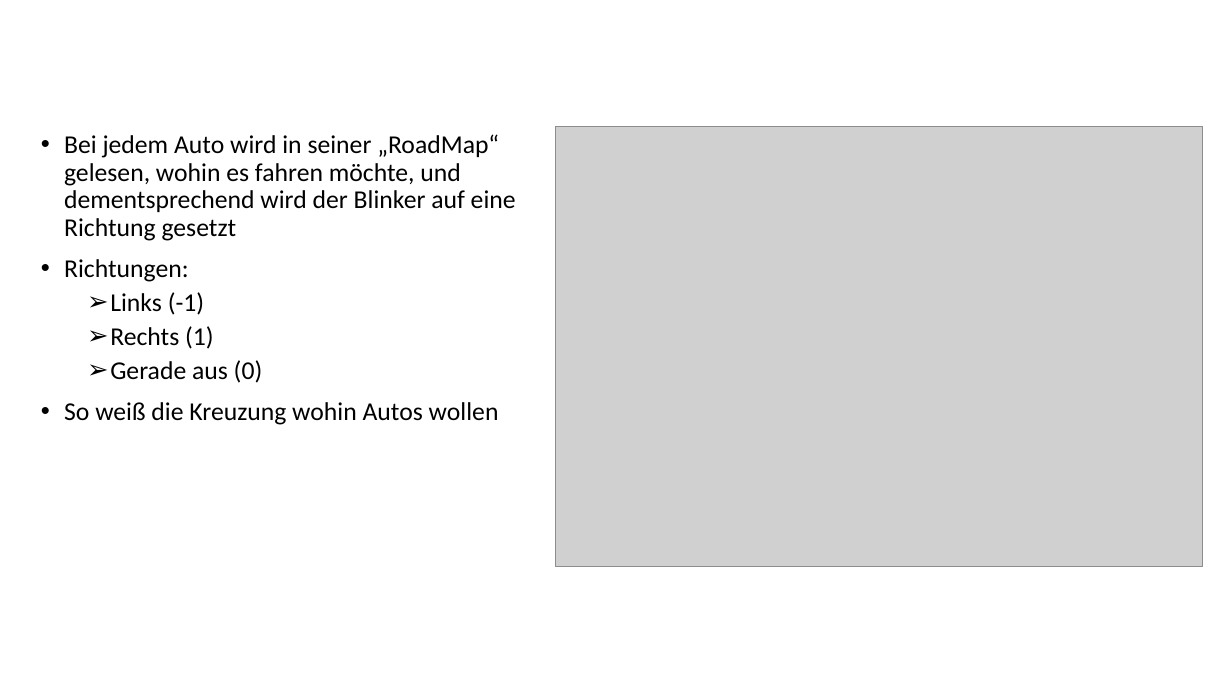
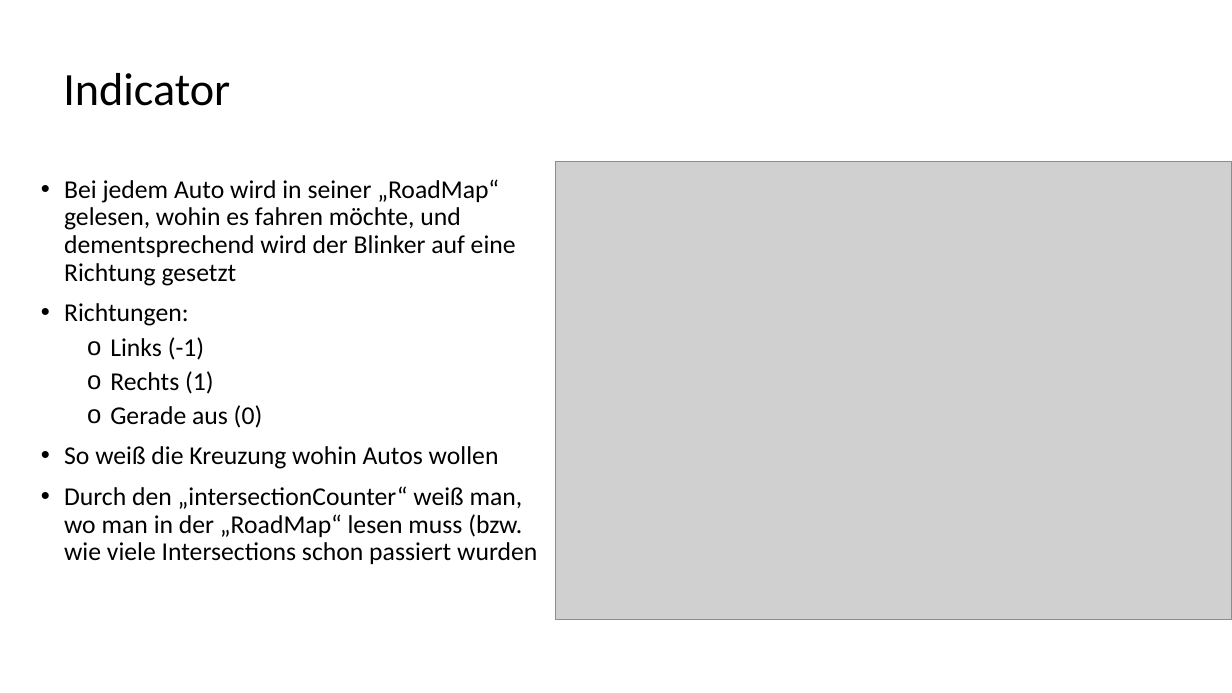
Before and after one commit to code-drey/car_simulation, a slide deck: slide 13 of Presentation/Traffic-flow-modeling-and-analysis.pptx (slide 11 before the commit). Drawn at 1232x693 pixels with LibreOffice and Linux fonts; fonts in the diff are those of the drawing; grey boxes stand for pictures. Boxes give left, top, right and bottom in pixels: in the first picture for what was removed or moved away, otherwise in the second. Text is boxed around its words. In the diff, an @@ line names an element or a change of style, - is before the commit and + after.

```diff
--- a/Presentation/Traffic-flow-modeling-and-analysis.pptx
+++ b/Presentation/Traffic-flow-modeling-and-analysis.pptx
@@ title added at [63, 73, 230, 106], 36 pt, text #000000 @@
+Indicator
@@ text "Bei jedem Auto wird in ...": place and size @@
-text "Bei jedem Auto wird in ..." at [64, 134, 516, 425]
+text "Bei jedem Auto wird in ..." at [64, 179, 537, 564]
@@ picture: place and size @@
-picture at [555, 127, 1203, 567]
+picture at [555, 162, 1232, 620]
@@ text at [110, 337, 263, 428]: bullet ➢ to o @@
@@ text at [64, 486, 537, 564]: paragraph added @@
+• Durch den „intersectionCounter“ weiß man, wo man in der „RoadMap“ lesen muss (bzw. wie viele Intersections schon passiert wurden
```
Also in this commit, not shown: 5 other slides changed, 3 slides added, 1 other file.
